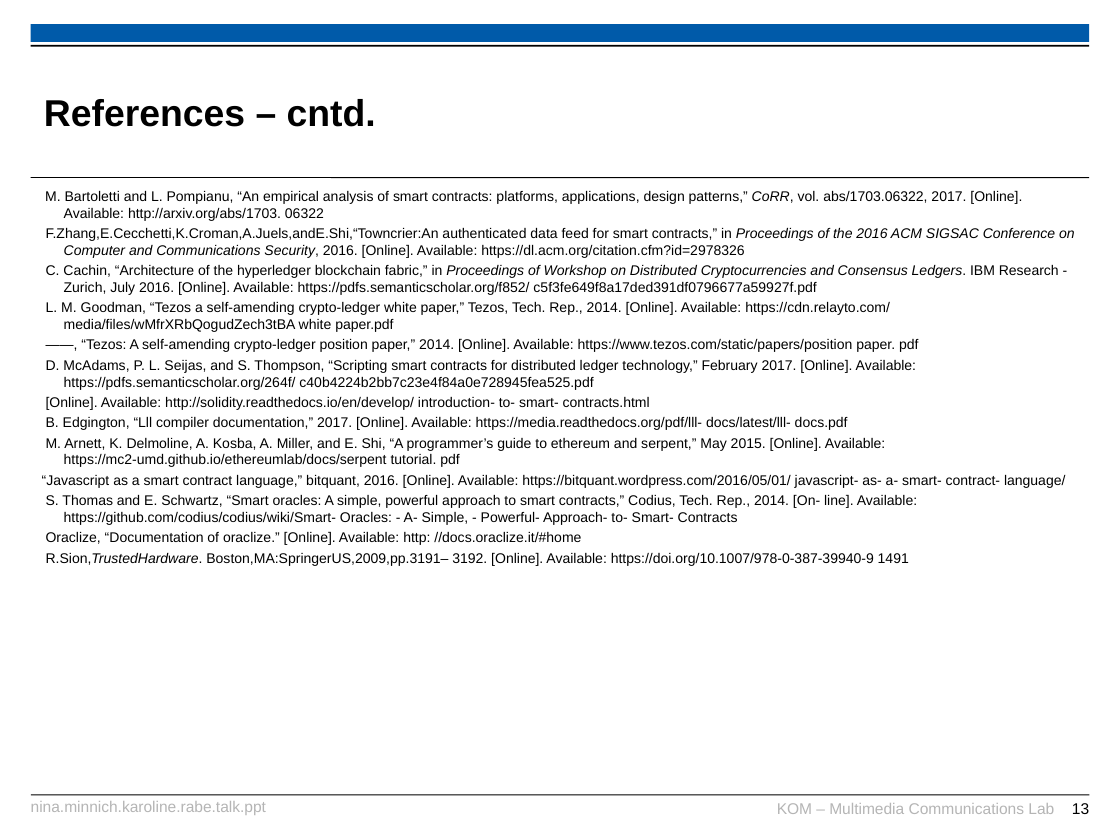
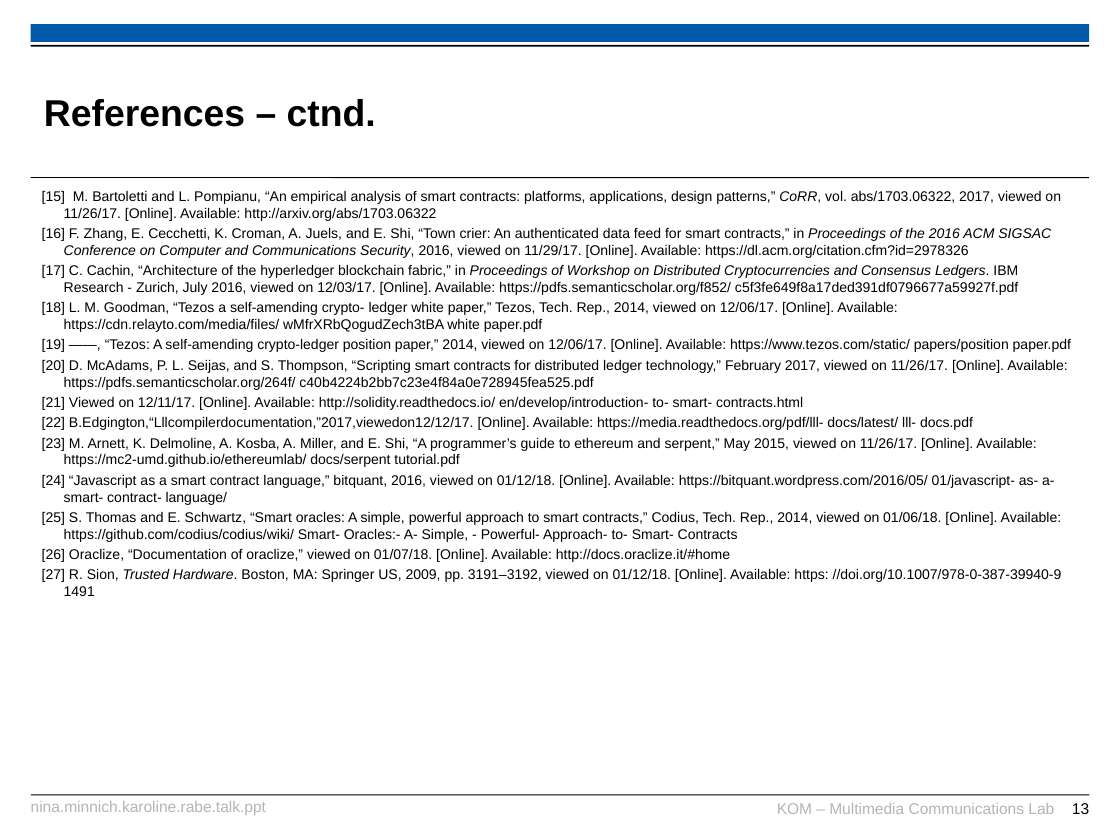
Before and after one commit to karopp/AFTIR, a slide deck: slide 13 of Nina.Minnich.Karoline.Rabe.talk.ppt. Drawn at 1120x840 pixels with LibreOffice and Linux fonts; fonts in the diff are those of the drawing; background and template pictures are left out. Boxes give left, top, right and bottom in pixels: in the first picture for what was removed or moved away, otherwise in the second. Text is boxed around its words. In the diff, an @@ line names an element or a change of style, - is before the commit and + after.

```diff
--- a/Nina.Minnich.Karoline.Rabe.talk.ppt
+++ b/Nina.Minnich.Karoline.Rabe.talk.ppt
@@ title at bbox=[44, 99, 376, 127]: text changed @@
-References – cntd.
+References – ctnd.
@@ text at bbox=[42, 191, 1071, 596]: text changed @@
-M. Bartoletti and L. Pompianu, “An empirical analysis of smart contracts: platforms, applications, design patterns,” CoRR, vol. abs/1703.06322, 2017. [Online]. Available: http://arxiv.org/abs/1703. 06322
-F.Zhang,E.Cecchetti,K.Croman,A.Juels,andE.Shi,“Towncrier:An authenticated data feed for smart contracts,” in Proceedings of the 2016 ACM SIGSAC Conference on Computer and Communications Security, 2016. [Online]. Available: https://dl.acm.org/citation.cfm?id=2978326
-C. Cachin, “Architecture of the hyperledger blockchain fabric,” in Proceedings of Workshop on Distributed Cryptocurrencies and Consensus Ledgers. IBM Research - Zurich, July 2016. [Online]. Available: https://pdfs.semanticscholar.org/f852/ c5f3fe649f8a17ded391df0796677a59927f.pdf
-L. M. Goodman, “Tezos a self-amending crypto-ledger white paper,” Tezos, Tech. Rep., 2014. [Online]. Available: https://cdn.relayto.com/ media/files/wMfrXRbQogudZech3tBA white paper.pdf
-——, “Tezos: A self-amending crypto-ledger position paper,” 2014. [Online]. Available: https://www.tezos.com/static/papers/position paper. pdf
-D. McAdams, P. L. Seijas, and S. Thompson, “Scripting smart contracts for distributed ledger technology,” February 2017. [Online]. Available: https://pdfs.semanticscholar.org/264f/ c40b4224b2bb7c23e4f84a0e728945fea525.pdf
-[Online]. Available: http://solidity.readthedocs.io/en/develop/ introduction- to- smart- contracts.html
-B. Edgington, “Lll compiler documentation,” 2017. [Online]. Available: https://media.readthedocs.org/pdf/lll- docs/latest/lll- docs.pdf
-M. Arnett, K. Delmoline, A. Kosba, A. Miller, and E. Shi, “A programmer’s guide to ethereum and serpent,” May 2015. [Online]. Available: https://mc2-umd.github.io/ethereumlab/docs/serpent tutorial. pdf
-“Javascript as a smart contract language,” bitquant, 2016. [Online]. Available: https://bitquant.wordpress.com/2016/05/01/ javascript- as- a- smart- contract- language/
-S. Thomas and E. Schwartz, “Smart oracles: A simple, powerful approach to smart contracts,” Codius, Tech. Rep., 2014. [On- line]. Available: https://github.com/codius/codius/wiki/Smart- Oracles: - A- Simple, - Powerful- Approach- to- Smart- Contracts
-Oraclize, “Documentation of oraclize.” [Online]. Available: http: //docs.oraclize.it/#home
-R.Sion,TrustedHardware. Boston,MA:SpringerUS,2009,pp.3191– 3192. [Online]. Available: https://doi.org/10.1007/978-0-387-39940-9 1491
+[15] M. Bartoletti and L. Pompianu, “An empirical analysis of smart contracts: platforms, applications, design patterns,” CoRR, vol. abs/1703.06322, 2017, viewed on 11/26/17. [Online]. Available: http://arxiv.org/abs/1703.06322
+[16] F. Zhang, E. Cecchetti, K. Croman, A. Juels, and E. Shi, “Town crier: An authenticated data feed for smart contracts,” in Proceedings of the 2016 ACM SIGSAC Conference on Computer and Communications Security, 2016, viewed on 11/29/17. [Online]. Available: https://dl.acm.org/citation.cfm?id=2978326
+[17] C. Cachin, “Architecture of the hyperledger blockchain fabric,” in Proceedings of Workshop on Distributed Cryptocurrencies and Consensus Ledgers. IBM Research - Zurich, July 2016, viewed on 12/03/17. [Online]. Available: https://pdfs.semanticscholar.org/f852/ c5f3fe649f8a17ded391df0796677a59927f.pdf
+[18] L. M. Goodman, “Tezos a self-amending crypto- ledger white paper,” Tezos, Tech. Rep., 2014, viewed on 12/06/17. [Online]. Available: https://cdn.relayto.com/media/files/ wMfrXRbQogudZech3tBA white paper.pdf
+[19] ——, “Tezos: A self-amending crypto-ledger position paper,” 2014, viewed on 12/06/17. [Online]. Available: https://www.tezos.com/static/ papers/position paper.pdf
+[20] D. McAdams, P. L. Seijas, and S. Thompson, “Scripting smart contracts for distributed ledger technology,” February 2017, viewed on 11/26/17. [Online]. Available: https://pdfs.semanticscholar.org/264f/ c40b4224b2bb7c23e4f84a0e728945fea525.pdf
+[21] Viewed on 12/11/17. [Online]. Available: http://solidity.readthedocs.io/ en/develop/introduction- to- smart- contracts.html
+[22] B.Edgington,“Lllcompilerdocumentation,”2017,viewedon12/12/17. [Online]. Available: https://media.readthedocs.org/pdf/lll- docs/latest/ lll- docs.pdf
+[23] M. Arnett, K. Delmoline, A. Kosba, A. Miller, and E. Shi, “A programmer’s guide to ethereum and serpent,” May 2015, viewed on 11/26/17. [Online]. Available: https://mc2-umd.github.io/ethereumlab/ docs/serpent tutorial.pdf
+[24] “Javascript as a smart contract language,” bitquant, 2016, viewed on 01/12/18. [Online]. Available: https://bitquant.wordpress.com/2016/05/ 01/javascript- as- a- smart- contract- language/
+[25] S. Thomas and E. Schwartz, “Smart oracles: A simple, powerful approach to smart contracts,” Codius, Tech. Rep., 2014, viewed on 01/06/18. [Online]. Available: https://github.com/codius/codius/wiki/ Smart- Oracles:- A- Simple, - Powerful- Approach- to- Smart- Contracts
+[26] Oraclize, “Documentation of oraclize,” viewed on 01/07/18. [Online]. Available: http://docs.oraclize.it/#home
+[27] R. Sion, Trusted Hardware. Boston, MA: Springer US, 2009, pp. 3191–3192, viewed on 01/12/18. [Online]. Available: https: //doi.org/10.1007/978-0-387-39940-9 1491
```
Also in this commit, not shown: 3 other slides changed.
